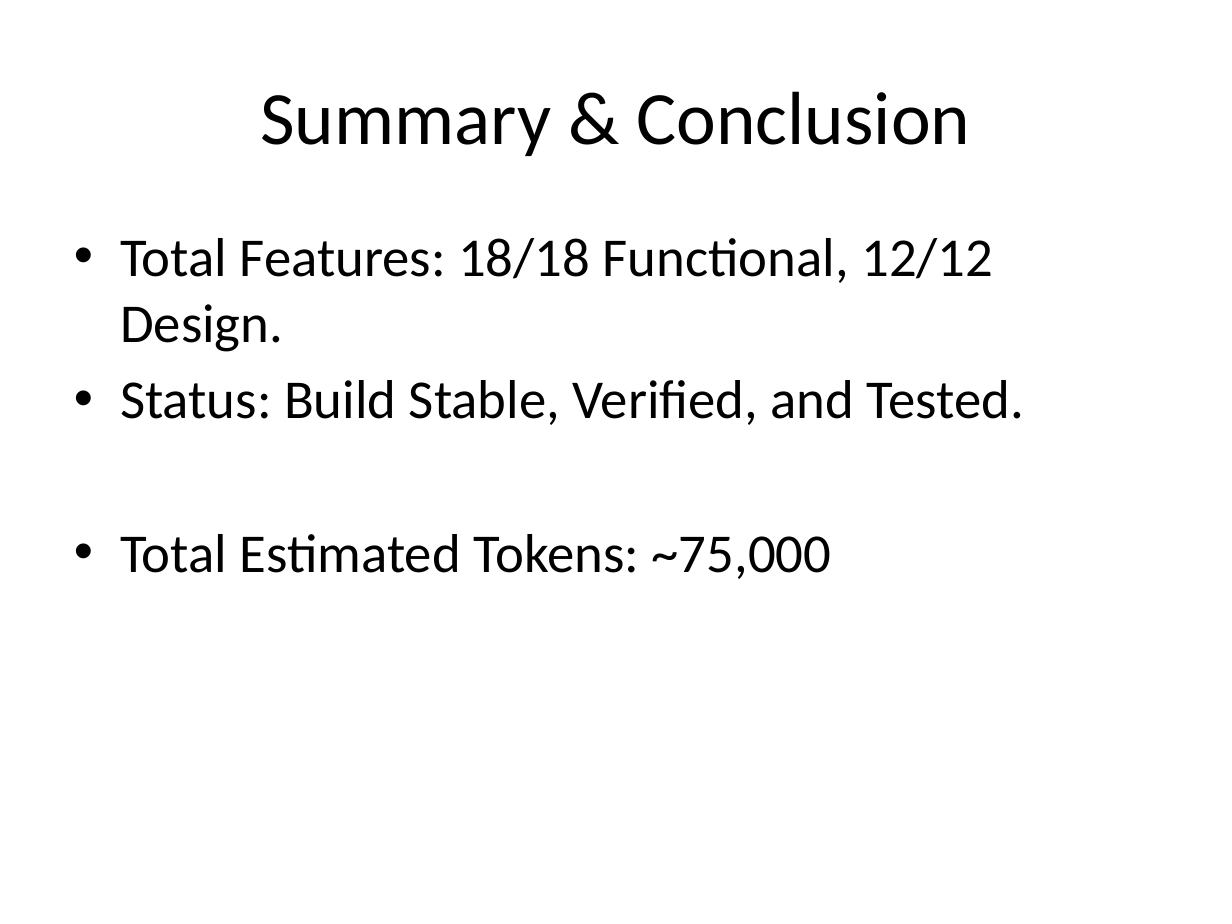
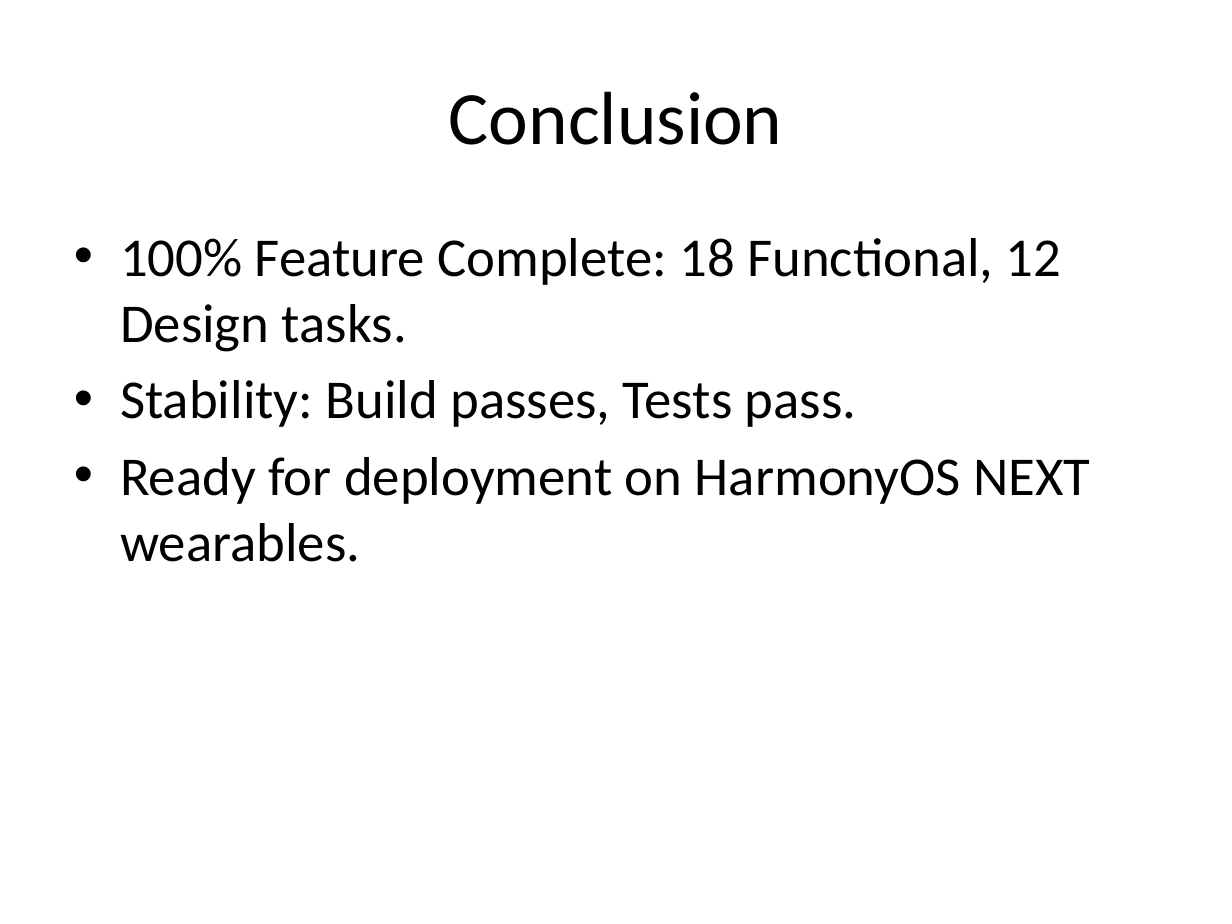
Before and after one commit to bunyamineymen/quick-bill-split, a slide deck: slide 9 of Project_Summary.pptx. Drawn at 1232x924 pixels with LibreOffice and Linux fonts; fonts in the diff are those of the drawing. Boxes give left, top, right and bottom in pixels: in the first picture for what was removed or moved away, otherwise in the second. Text is boxed around its words. In the diff, an @@ line names an element or a change of style, - is before the commit and + after.

```diff
--- a/Project_Summary.pptx
+++ b/Project_Summary.pptx
@@ title at [449, 91, 783, 145]: text changed @@
-Summary & Conclusion
+Conclusion
@@ text at [120, 238, 1090, 562]: text changed @@
-• Total Features: 18/18 Functional, 12/12 Design.
-• Status: Build Stable, Verified, and Tested.
-• Total Estimated Tokens: ~75,000
+• 100% Feature Complete: 18 Functional, 12 Design tasks.
+• Stability: Build passes, Tests pass.
+• Ready for deployment on HarmonyOS NEXT wearables.
```
Also in this commit, not shown: 6 other slides changed, 1 slide added, 1 slide removed.
